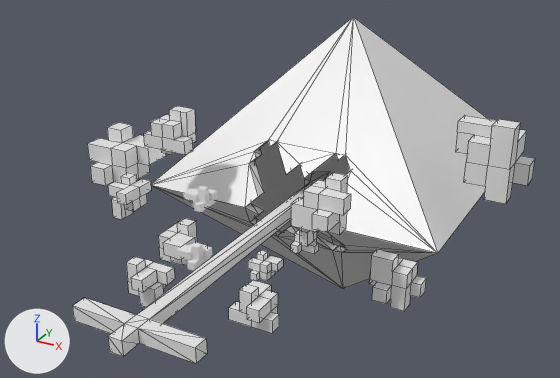
What one commit did to the FBX model src/entities/Environment/Environment.fbx.
Both versions are drawn from a 50 mm camera at (2.95, -3.82, 2.88) aimed at (-0.18, 1.86, 0.04). Every picture has the same lights, and +X, +Y and +Z are marked at lower left. Mesh edges are drawn as thin lines on the coarser meshes. Where no turn or scale is listed for an object, it has been applied to the vertices.
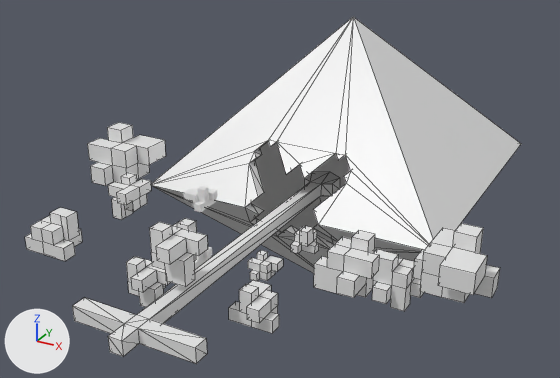
Commit message: Improved composition

Where the change shows, as pixel boxes [x1, y1, x2, y2] in the pictures (560 x 378 px):
'Cube.003', moved, turned, rescaled: before [455, 115, 535, 204]; after [149, 222, 208, 287]
'Cube.011', moved: before [291, 173, 351, 235]; after [314, 230, 379, 298]
'Cube.008', added: after [413, 223, 500, 303]
'Cube.010', moved: before [144, 106, 196, 155]; after [25, 208, 82, 261]
'Cube.016', unchanged, covered by the edit: before [158, 218, 208, 265]; after [173, 218, 197, 232]

What the commit changed:
Mesh me_cube_013 is new.
It has 44 vertices, 36 faces and spans x -0.292..0.271, y -0.228..0.316, z -0.125..0.306.
It uses material mat_material (white #e7e7e7).
Object 'Cube.010' (ob_cube_010) moves from (-0.986, 1.353, 0.63) to (-1.516, 0.349, -0.065).
Object 'Cube.003' (ob_cube_003) moves from (1.573, 2.118, 0.614) to (0.017, 0.034, 0.296).
Object 'Cube.003' (ob_cube_003) turns from (0, 0, 0) to (-180, -90, 0) degrees about x, y and z.
Object 'Cube.003' (ob_cube_003) is rescaled from (0.00778, 0.00778, 0.00778) to (0.00489, 0.00489, 0.00489).
Object 'Cube.011' (ob_cube_011) moves from (0.698, 0.904, 0.475) to (1.095, 0.487, 0.28).
Object 'Cube.008' (ob_cube_008) is new; it shows me_cube_013.
Its location is (1.738, 0.834, 0.189).
